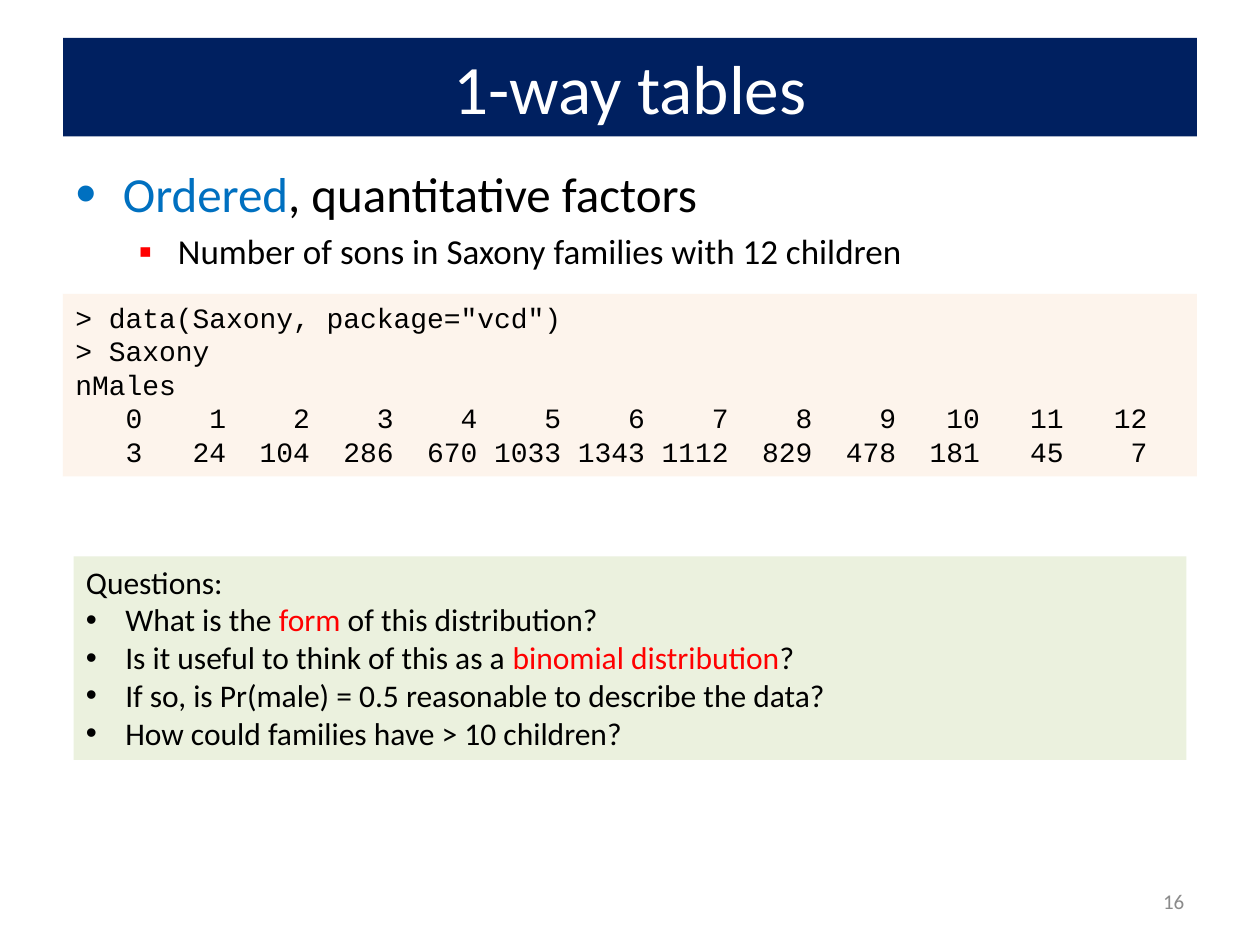
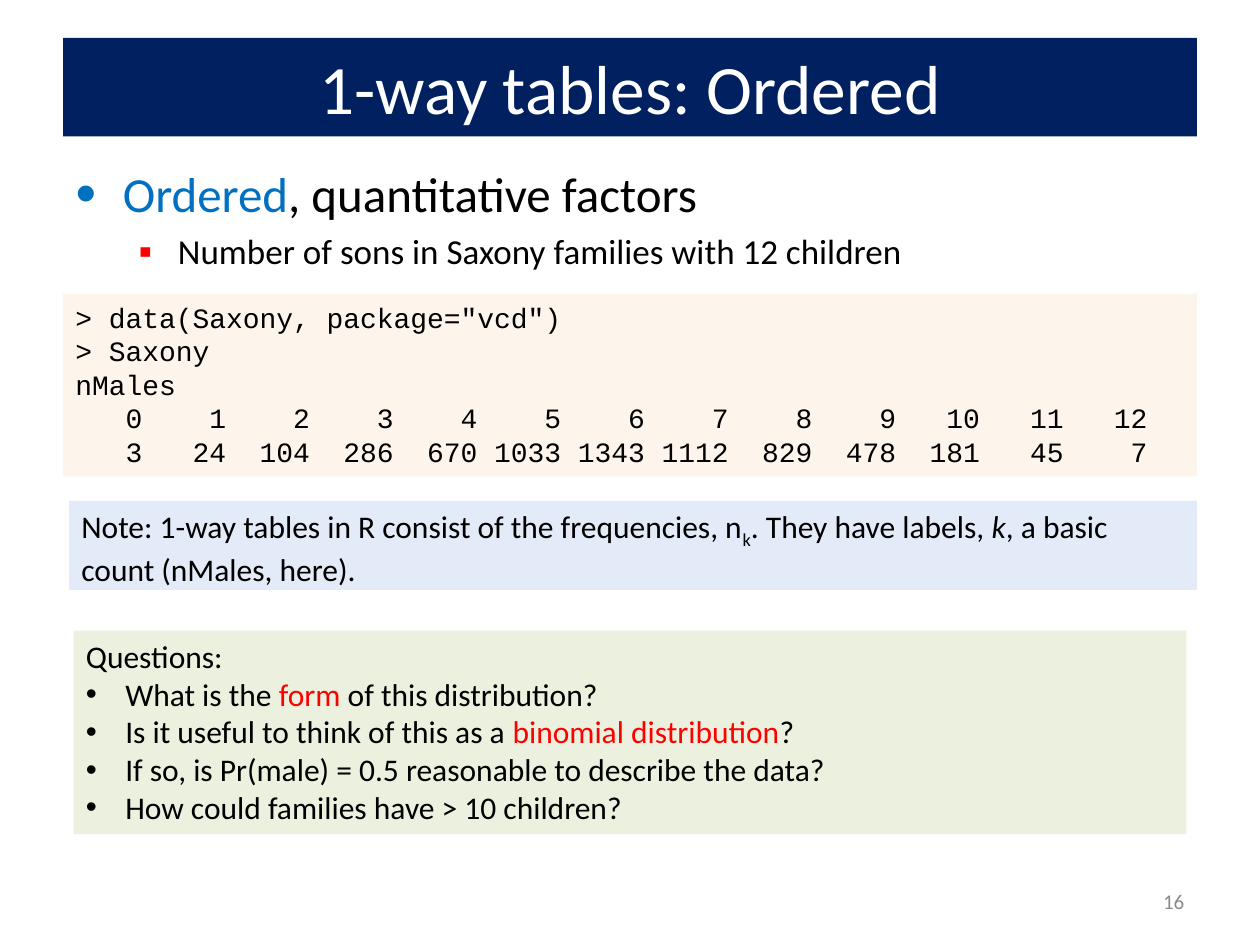
Before and after one commit to friendly/psy6136, a slide deck: slide 16 of docs/lectures/01-Overview.pptx. Drawn at 1260x945 pixels with LibreOffice and Linux fonts; fonts in the diff are those of the drawing. Boxes give left, top, right and bottom in pixels: in the first picture for what was removed or moved away, otherwise in the second. Text is boxed around its words. In the diff, an @@ line names an element or a change of style, - is before the commit and + after.

```diff
--- a/docs/lectures/01-Overview.pptx
+++ b/docs/lectures/01-Overview.pptx
@@ title at (319,66,940,126): text changed @@
-1-way tables
+1-way tables: Ordered
@@ rectangle added at (69,501,1197,591), fill #C6D9F1 at 50% opacity, 18 pt, text #000000 @@
+Note: 1-way tables in R consist of the frequencies, nk. They have labels, k, a basic count (nMales, here).
@@ rectangle "Questions:": place and size @@
-rectangle "Questions:" at (73,557,1186,761)
+rectangle "Questions:" at (73,631,1186,835)
```
Also in this commit, not shown: 22 other slides changed, 2 slides added, 16 other files.
